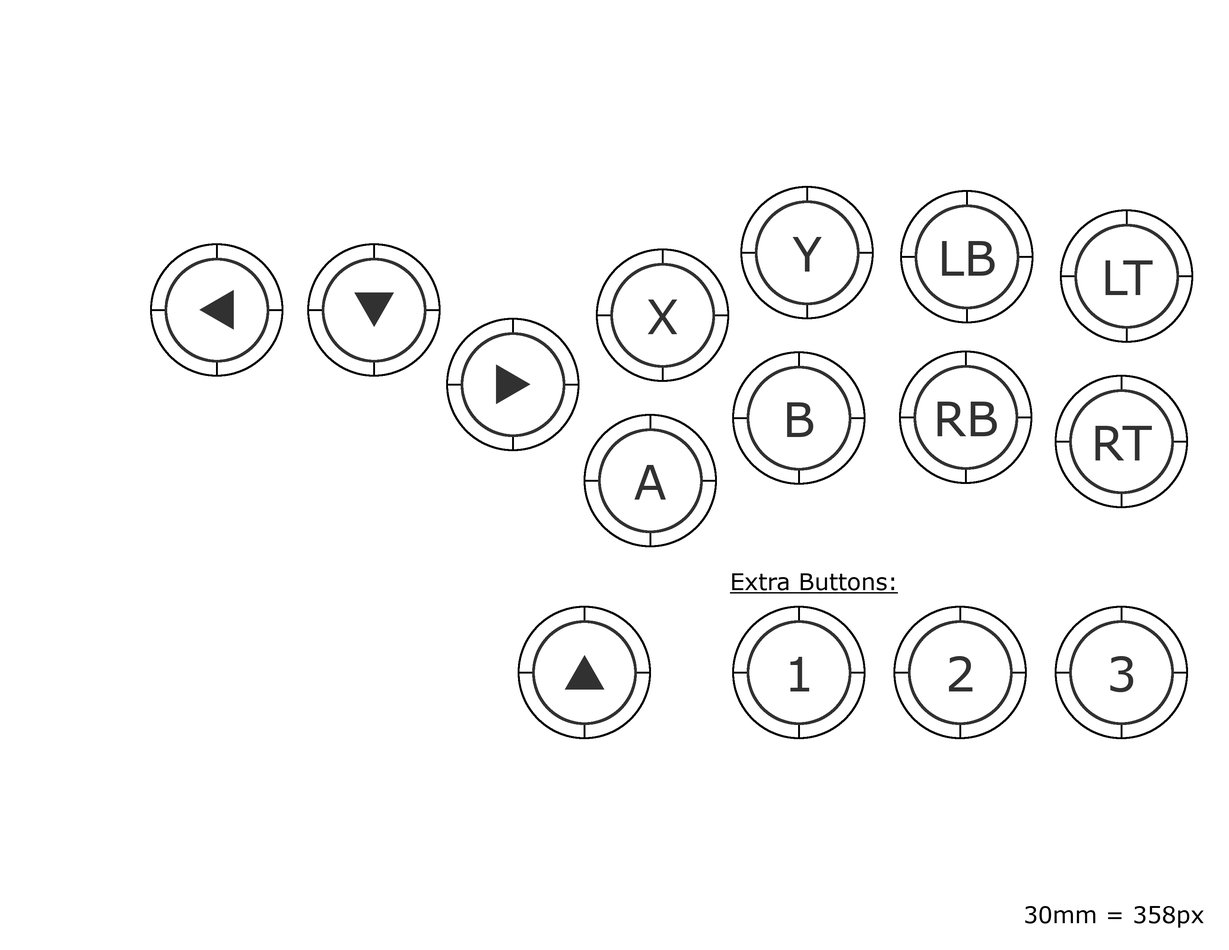
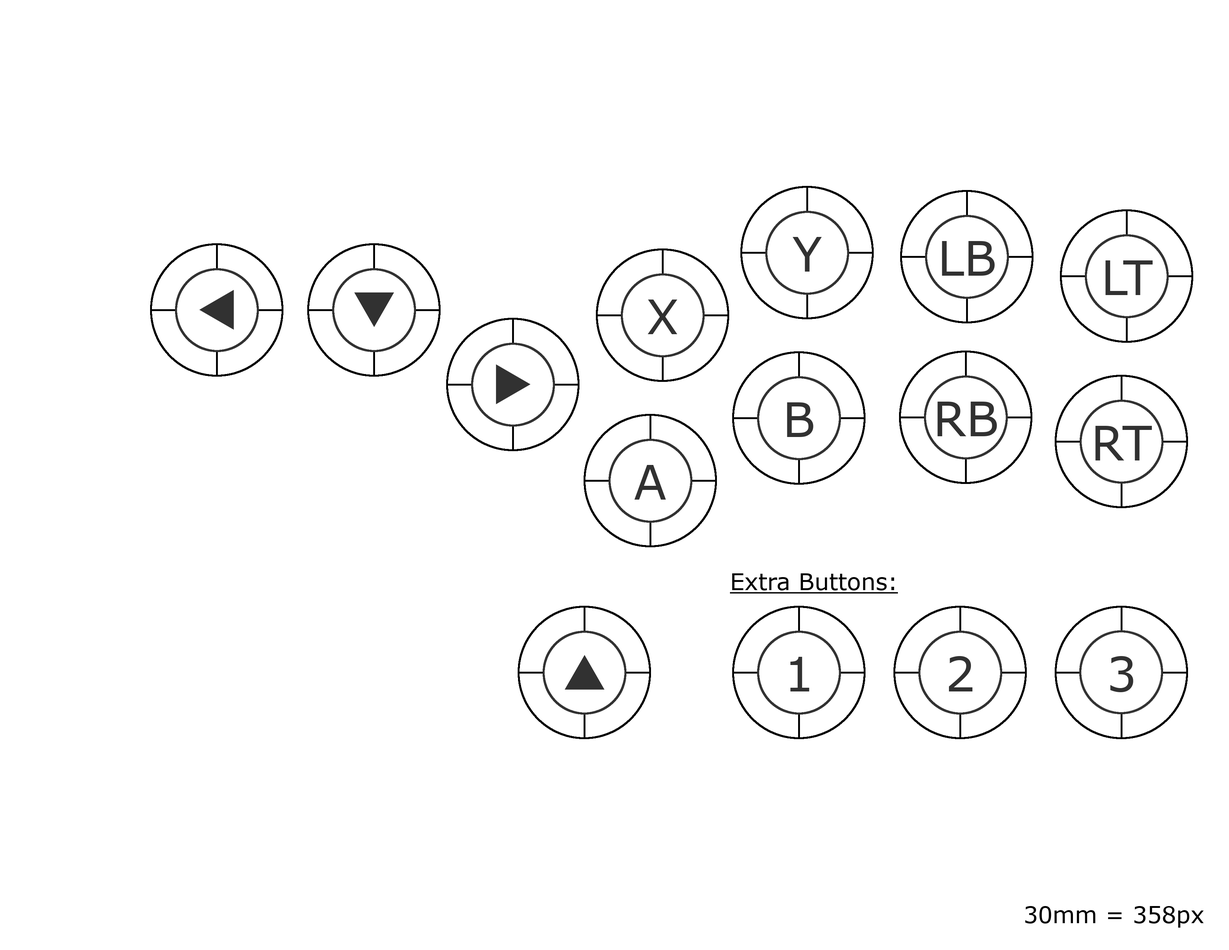
Revision of a layered 1229 x 950 image; what changed, layer by layer:
painted on "Up Button Label" over [532, 620, 637, 725]
painted on "Down Button Label" over [321, 257, 427, 363]
painted on "Left Button Label" over [164, 257, 270, 363]
painted on "Right Button Label" over [460, 332, 566, 437]
painted on "Bottom Action Button 4 Label" over [1069, 389, 1175, 494]
painted on "Bottom Action Button 3 Label" over [913, 365, 1019, 470]
painted on "Bottom Action Button 2 Label" over [746, 365, 852, 471]
painted on "Bottom Action Button 1 Label" over [598, 428, 703, 534]
painted on "Top Action Button 4 Label" over [1074, 223, 1180, 329]
painted on "Top Action Button 3 Label" over [914, 204, 1020, 310]
painted on "Top Action Button 2 Label" over [755, 200, 860, 306]
painted on "Top Action Button 1 Label" over [610, 262, 716, 368]
painted on "Extra Action Button 1 Label" over [746, 620, 852, 725]
painted on "Extra Action Button 2 Label" over [908, 620, 1013, 725]
painted on "Extra Action Button 3 Label" over [1069, 620, 1175, 725]
